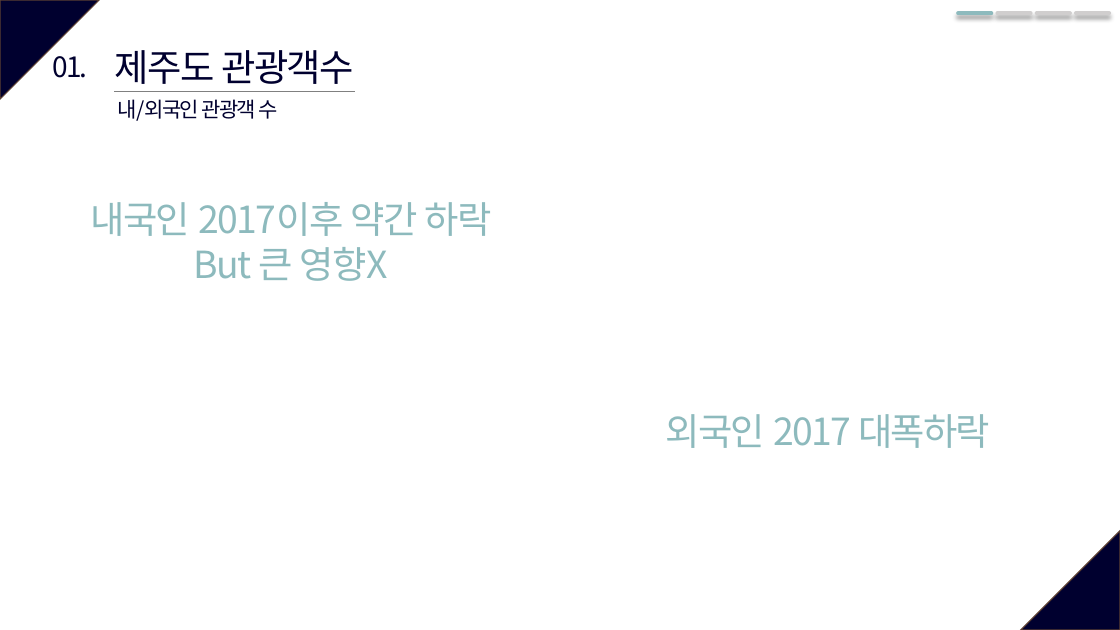
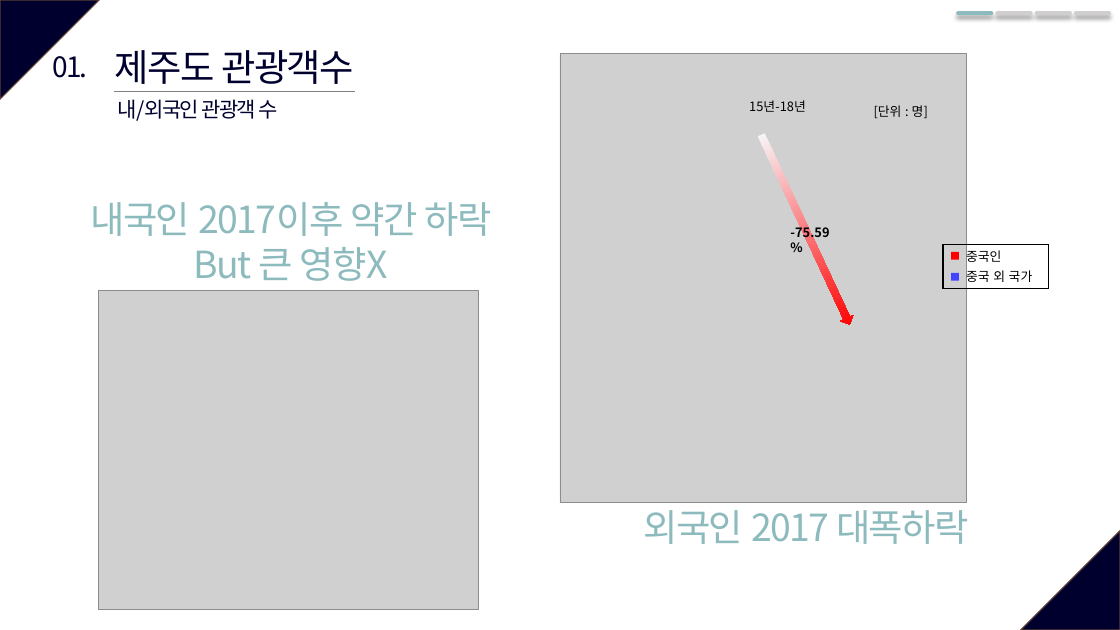
Before and after one commit to so-jeong0127/6-project, a slide deck: slide 4 of 6조_외부환경영향.pptx. Drawn at 1120x630 pixels with LibreOffice and Linux fonts; fonts in the diff are those of the drawing; grey boxes stand for pictures. Boxes give left, top, right and bottom in pixels: in the first picture for what was removed or moved away, otherwise in the second. Text is boxed around its words. In the diff, an @@ line names an element or a change of style, - is before the commit and + after.

```diff
--- a/6조_외부환경영향.pptx
+++ b/6조_외부환경영향.pptx
@@ group added at bbox=[560, 54, 1049, 502]: 5 texts, 3 rectangles, 1 picture, 1 right arrow @@
+중국인
+중국 외 국가
+[단위 : 명]
+15년-18년
+-75.59%
@@ picture added at bbox=[98, 291, 478, 609] @@
@@ text "외국인 2017 대폭하락": place and size @@
-text "외국인 2017 대폭하락" at bbox=[665, 414, 990, 448]
+text "외국인 2017 대폭하락" at bbox=[644, 510, 968, 544]
```
Also in this commit, not shown: 2 other slides changed, 4 other files.
